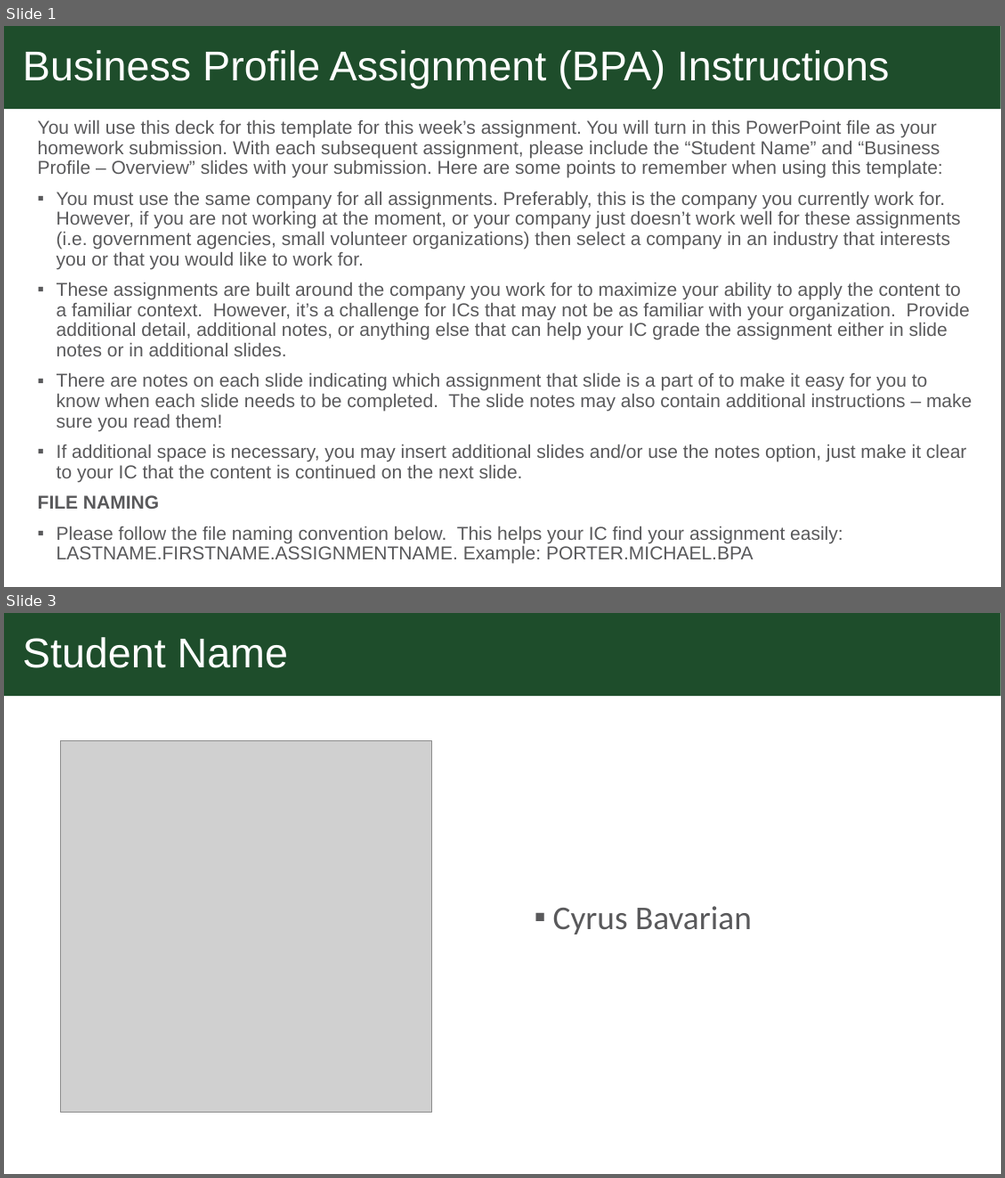
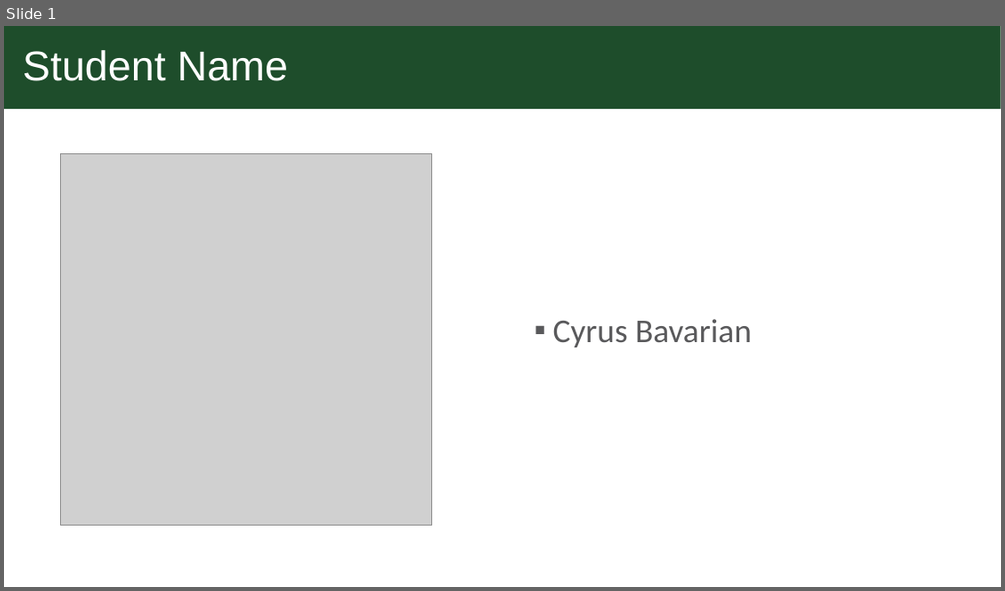
Before and after one commit to engtx/MBA, a slide deck: Classes/BUS 500, Foundations for Business Impact/Week 1/BAVARIAN.CYRUS.BUSINESS_PROFILE_ASSIGNMENT.pptx. Shown one above the other, each under a label of ours: slides 1 and 3 before the commit, slide 1 after it; the slides between them are not shown. The pictures are 1005x1178 and 1005x591 pixels, drawn with LibreOffice and Linux fonts; fonts in the diff are those of the drawing; grey boxes stand for pictures; background and template pictures are left out. Boxes give left, top, right and bottom in pixels: in the first picture for what was removed or moved away, otherwise in the second. Text is boxed around its words. In the diff, an @@ line names an element or a change of style, - is before the commit and + after.

```diff
--- a/Classes/BUS 500, Foundations for Business Impact/Week 1/BAVARIAN.CYRUS.BUSINESS_PROFILE_ASSIGNMENT.pptx
+++ b/Classes/BUS 500, Foundations for Business Impact/Week 1/BAVARIAN.CYRUS.BUSINESS_PROFILE_ASSIGNMENT.pptx
@@ slide 1 removed at [4,26,1001,587], background #FFFFFF @@
@@ title removed at [4,26,1001,109] @@
-Business Profile Assignment (BPA) Instructions
@@ text removed at [38,120,971,482] @@
-You will use this deck for this template for this week’s assignment. You will turn in this PowerPoint file as your homework submission. With each subsequent assignment, please include the “Student Name” and “Business Profile – Overview” slides with your submission. Here are some points to remember when using this template:
-▪ You must use the same company for all assignments. Preferably, this is the company you currently work for. However, if you are not working at the moment, or your company just doesn’t work well for these assignments (i.e. government agencies, small volunteer organizations) then select a company in an industry that interests you or that you would like to work for.
-▪ These assignments are built around the company you work for to maximize your ability to apply the content to a familiar context. However, it’s a challenge for ICs that may not be as familiar with your organization. Provide additional detail, additional notes, or anything else that can help your IC grade the assignment either in slide notes or in additional slides.
-▪ There are notes on each slide indicating which assignment that slide is a part of to make it easy for you to know when each slide needs to be completed. The slide notes may also contain additional instructions – make sure you read them!
-▪ If additional space is necessary, you may insert additional slides and/or use the notes option, just make it clear to your IC that the content is continued on the next slide.
-FILE NAMING
-▪ Please follow the file naming convention below. This helps your IC find your assignment easily: LASTNAME.FIRSTNAME.ASSIGNMENTNAME. Example: PORTER.MICHAEL.BPA
@@ what was slide 3 is now slide 1 @@
```
Also in this commit, not shown: 1 slide changed, 1 other slide removed, 1 other file.
